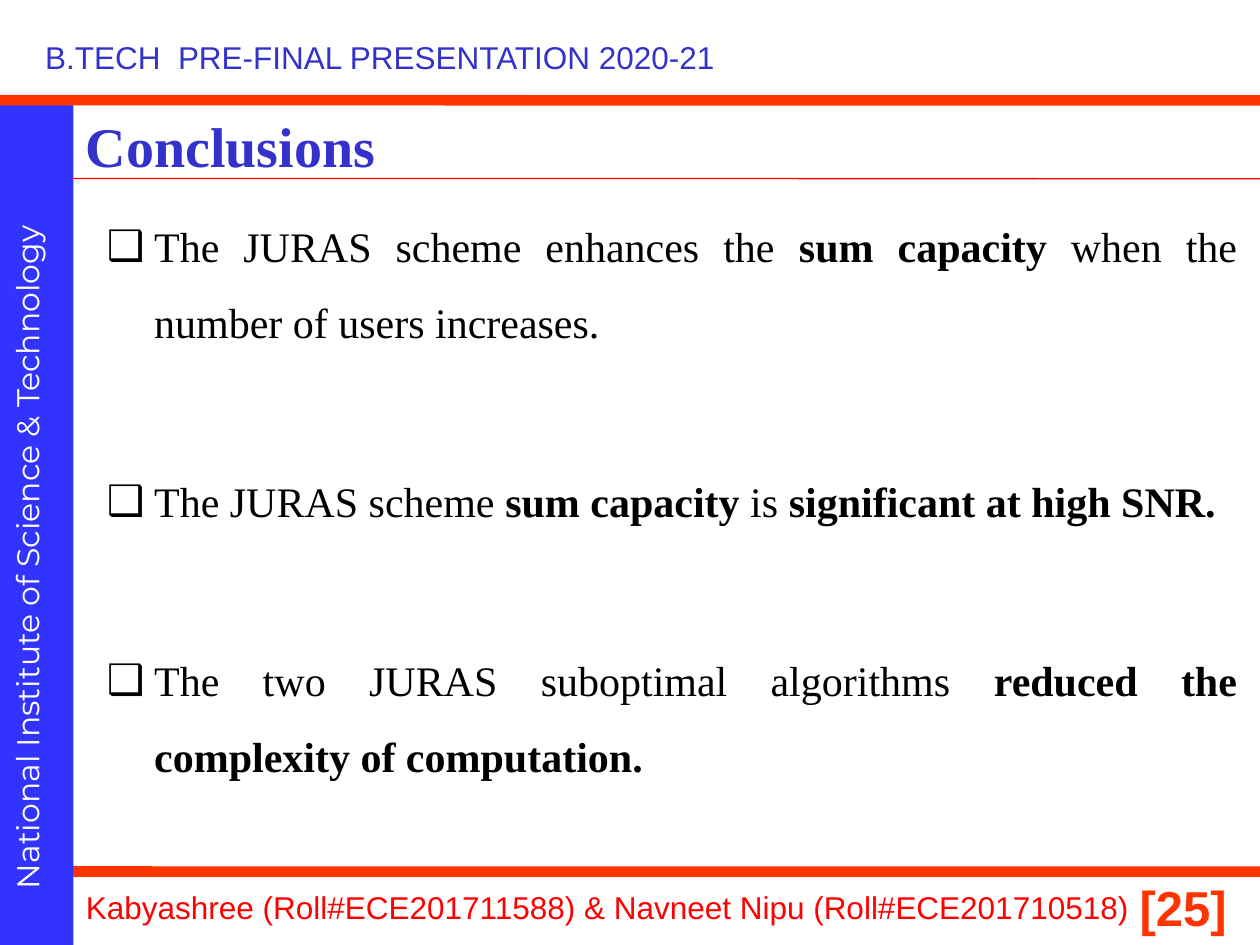
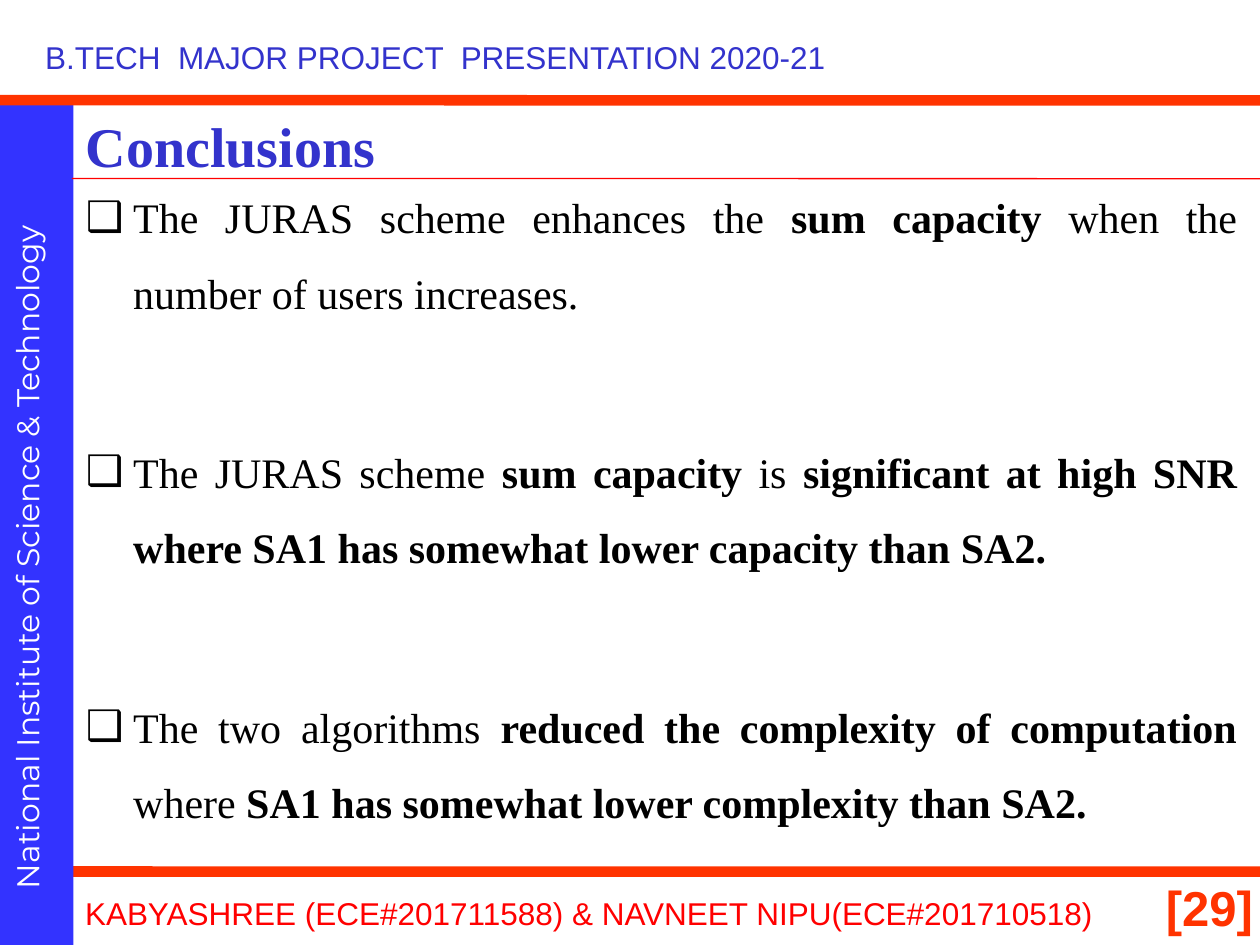
Before and after one commit to navneetnipu/btech_project, a slide deck: slide 29 of 21010.pptx (slide 25 before the commit). Drawn at 1260x945 pixels with LibreOffice and Linux fonts; fonts in the diff are those of the drawing; background and template pictures are left out. Boxes give left, top, right and bottom in pixels: in the first picture for what was removed or moved away, otherwise in the second. Text is boxed around its words. In the diff, an @@ line names an element or a change of style, - is before the commit and + after.

```diff
--- a/21010.pptx
+++ b/21010.pptx
@@ text at <box>45,47,826,70</box>: text changed @@
-B.TECH PRE-FINAL PRESENTATION 2020-21
+B.TECH MAJOR PROJECT PRESENTATION 2020-21
@@ text "The JURAS scheme enhances the ...": place and size @@
-text "The JURAS scheme enhances the ..." at <box>154,233,1237,781</box>
+text "The JURAS scheme enhances the ..." at <box>133,204,1237,827</box>
@@ text at <box>133,458,1237,827</box>: text changed @@
-❑ The JURAS scheme sum capacity is significant at high SNR.
-❑ The two JURAS suboptimal algorithms reduced the complexity of computation.
+❑ The JURAS scheme sum capacity is significant at high SNR where SA1 has somewhat lower capacity than SA2.
+❑ The two algorithms reduced the complexity of computation where SA1 has somewhat lower complexity than SA2.
@@ page number removed at <box>1140,890,1227,937</box> @@
-[25]
@@ page number added at <box>1166,890,1253,937</box>, 28 pt, text #FF3300, bold @@
+[29]
@@ text at <box>85,902,1092,931</box>: text changed @@
-Kabyashree (Roll#ECE201711588) & Navneet Nipu (Roll#ECE201710518)
+KABYASHREE (ECE#201711588) & NAVNEET NIPU(ECE#201710518)
```
Also in this commit, not shown: 26 other slides changed, 5 slides added, 1 slide removed.
